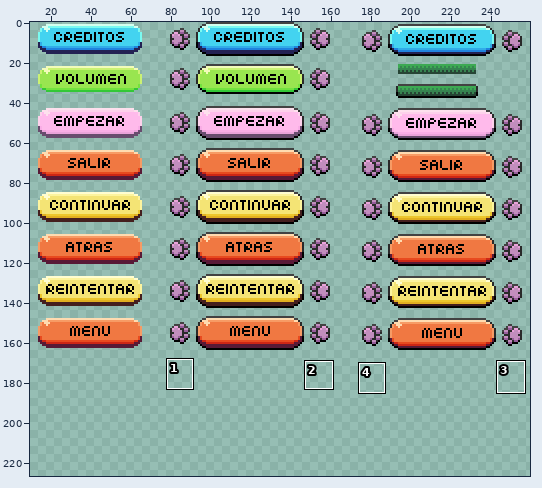
Two versions of one sprite sheet, SuperHuntingBrothersGodot/Sprites/UI/Button_All.png. Above: a wide view before the commit, with the close-up outlined.
Close-up. As it was:
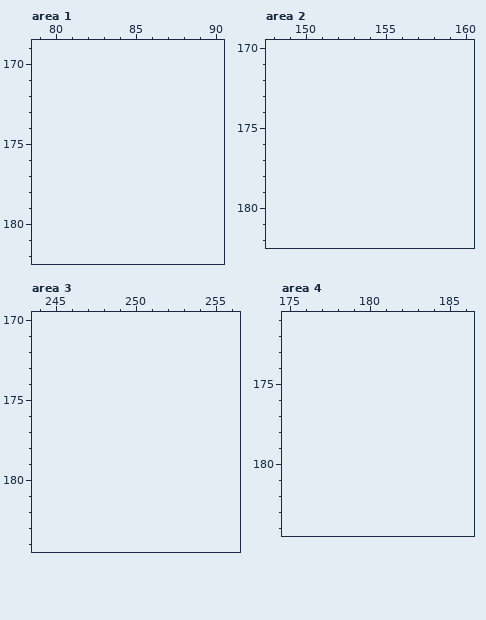
The file is 272x165 pixels. Shown: area 1: x 79..90, y 169..182; area 2: x 148..160, y 170..182; area 3: x 244..256, y 170..184; area 4: x 175..186, y 171..184. The old version is drawn lined up with the new one, on the new canvas. The wide view leaves out empty margins. The commit also changed other parts of the picture, which this record leaves out.
Now the later version:
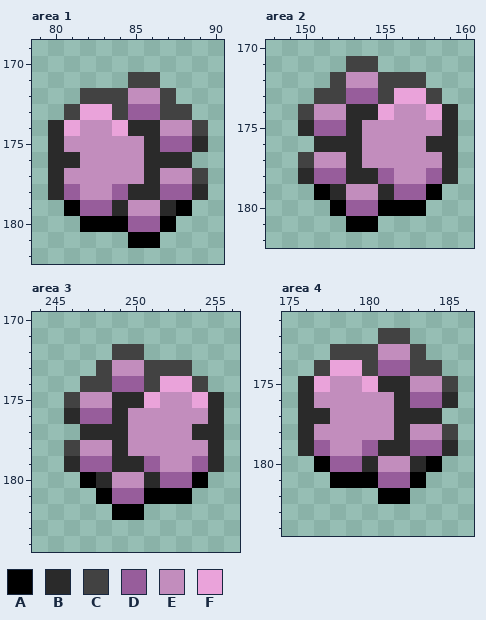
Palette (. is transparent): A #000000  B #2a2a2a  C #424242  D #975d9b  E #c28dbd  F #eaa3da
The edit:
canvas 272x165 -> 272x227
--- area 1
@@ x 79..90 @@
 170 ............
-171 ............
-172 ............
-173 ............
-174 ............
-175 ............
-176 ............
-177 ............
-178 ............
-179 ............
-180 ............
-181 ............
+171 ......CC....
+172 ...CCCEEC...
+173 ..CFFCDDCC..
+174 .BFEEFBBEEC.
+175 .BEEEEEBDDB.
+176 .BBEEEEBBB..
+177 .BEEEEEBEEC.
+178 .BDEEDBBDDB.
+179 ..ADDBEEBA..
+180 ...AAADDA...
+181 ......AA....
 182 ............
--- area 2
@@ x 148..160 @@
 170 .............
-171 .............
-172 .............
-173 .............
-174 .............
-175 .............
-176 .............
-177 .............
-178 .............
-179 .............
-180 .............
-181 .............
+171 .....CC......
+172 ....CEECCC...
+173 ...CCDDCFFC..
+174 ..CEEBBFEEFB.
+175 ..BDDBEEEEEB.
+176 ...BBBEEEEBB.
+177 ..CEEBEEEEEB.
+178 ..BDDBBDEEDB.
+179 ...ABEEBDDA..
+180 ....ADDAAA...
+181 .....AA......
 182 .............
--- area 3
@@ x 244..256 @@
 171 .............
-172 .............
-173 .............
-174 .............
-175 .............
-176 .............
-177 .............
-178 .............
-179 .............
-180 .............
-181 .............
-182 .............
+172 .....CC......
+173 ....CEECCC...
+174 ...CCDDCFFC..
+175 ..CEEBBFEEFB.
+176 ..BDDBEEEEEB.
+177 ...BBBEEEEBB.
+178 ..CEEBEEEEEB.
+179 ..BDDBBDEEDB.
+180 ...ABEEBDDA..
+181 ....ADDAAA...
+182 .....AA......
 183 .............
--- area 4
@@ x 175..186 @@
 171 ............
-172 ............
-173 ............
-174 ............
-175 ............
-176 ............
-177 ............
-178 ............
-179 ............
-180 ............
-181 ............
-182 ............
+172 ......CC....
+173 ...CCCEEC...
+174 ..CFFCDDCC..
+175 .BFEEFBBEEC.
+176 .BEEEEEBDDB.
+177 .BBEEEEBBB..
+178 .BEEEEEBEEC.
+179 .BDEEDBBDDB.
+180 ..ADDBEEBA..
+181 ...AAADDA...
+182 ......AA....
 183 ............
Where, in picture pixels (left, top, right, bottom), the same in both close-ups:
added: (48, 72, 208, 248)
added: (298, 56, 458, 232)
added: (64, 344, 224, 520)
added: (298, 328, 458, 504)
